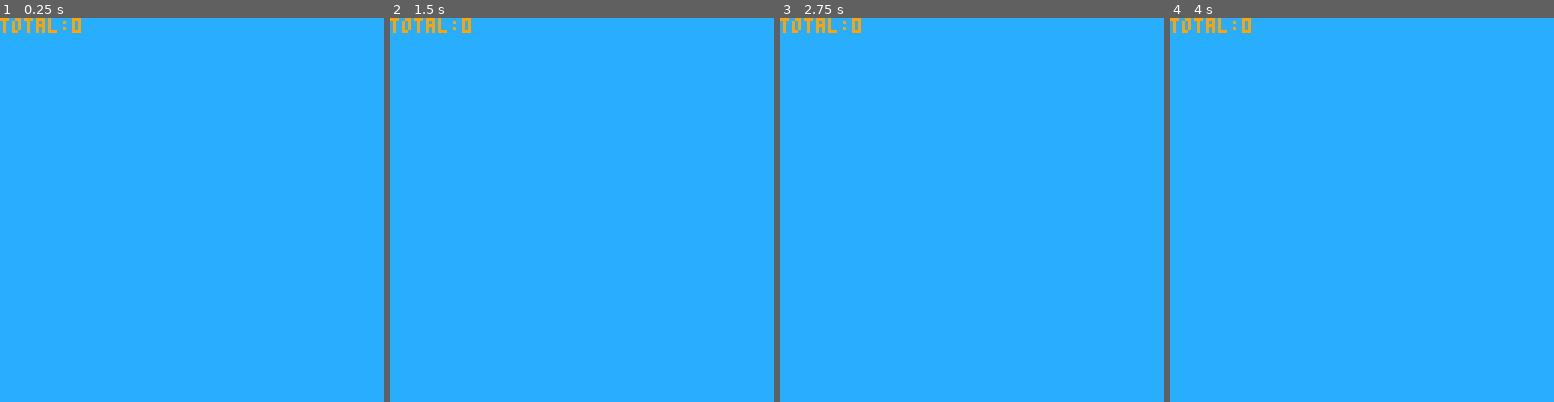
Above: before the commit, frames 1-4 (left to right).
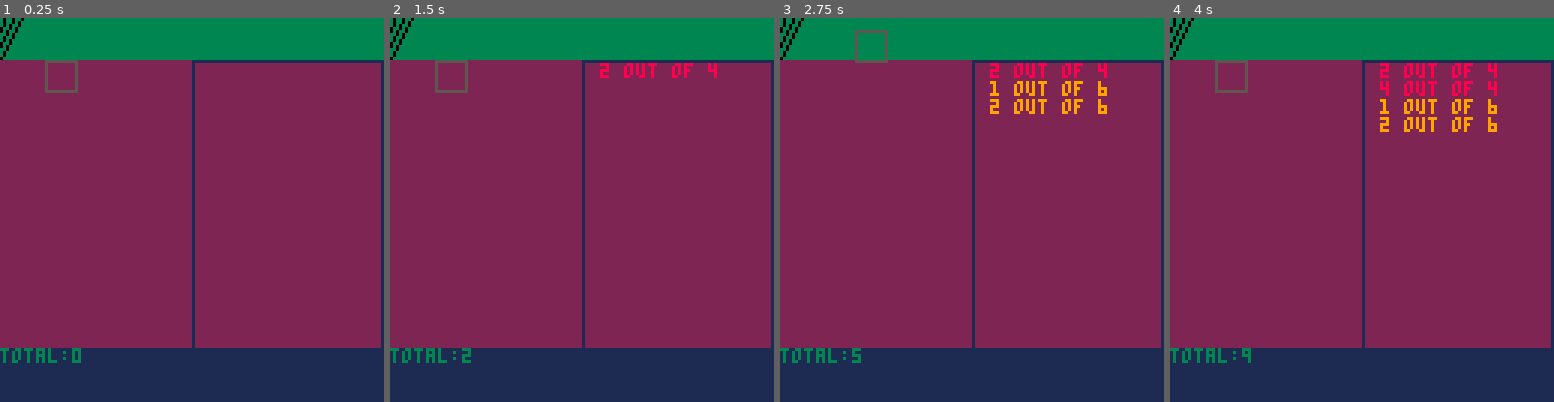
Above: after the commit, the same moments.

Repository: trumanhess27/PICO1kJam_Dice
Game: PICO-8 cartridge dice.p8
Two runs of this game, one before a commit and one after it. Both use one fixed random seed, a clock stepped at 60 frames per second and the inputs below.
Inputs:
- Up to frame 1 (0.25 s): no input
- Up to frame 2 (1.5 s): tap O (Z key) at 0.7 s
- Up to frame 3 (2.75 s): hold Right 1.6-2.1 s; tap O (Z key) at 1.7, 2.1, 2.5 s; hold Up 2.15-2.42 s; hold Right from 2.47 s (still down)
- Up to frame 4 (4 s): tap O (Z key) at 2.9, 3.3, 3.7 s; release Right at 3.03 s; hold Left 3.08-3.58 s; hold Down 3.63-3.97 s

The runs differ from the first frame. In frame 1, 100% of the frame differs, in the area x 0-100%, y 0-100%; in frame 2, 100%; in frame 3, 100%; in frame 4, 100%.

Commit message:
Added graphics.

Diff:
--- a/dice.p8
+++ b/dice.p8
@@ -1,18 +1,23 @@
 pico-8 cartridge // http://www.pico-8.com
 version 32
 __lua__
+p=print
+sx=15
+sy=14
+r=1
 function print_roll(t)
-	l=0 o=4 i=1
+	l=0 o=4 i=8 y=15
 	for te in all(t) do
 		for v in all(te) do
-			?v.." out of "..o,i
+			?v.." out of "..o,70,y,i
 			l+=v
+			y+=6
 		end
 		o+=2
 		i+=1
-		if (o>12) o=20
+		if (o>12) o=20 i=14
 	end
-	?"total:"..l,9
+	?"total:"..l,0,110,3
 end
 
 function init_t()
@@ -40,12 +45,34 @@
 	else
 		tt=true
 	end
+
+	if(tc<16) then
+		if (btnp(0) and sx>10) sx-=10 r-=1
+		if (btnp(1) and sx<20) sx+=10 r+=1
+		if (btnp(2) and sy>13) sy-=10 r-=2--up
+		if (btnp(3) and sy<30) sy+=10 r+=2--down
+		if (btnp(4)) then
+			if (r==1) n=flr(rnd(4))+1 add(t[1],n)
+			if (r==2) n=flr(rnd(6))+1 add(t[2],n)
+			if (r==3) n=flr(rnd(8))+1 add(t[3],n)
+			if (r==4) n=flr(rnd(10))+1 add(t[4],n)
+			if (r==5) n=flr(rnd(12))+1 add(t[5],n)
+			if (r==6) n=flr(rnd(20))+1 add(t[6],n)
+		end
+	end
 end
 
 function _draw()
-	cls(12)
+	cls(2)
+	rectfill(0,0,127,13)
+	line(0,13,7,0,0)
+	line(0,9,4,0,0)
+	line(0,4,1,0,0)
+	rectfill(0,110,127,127,1)
+	rect(64,14,127,110,1)
+	rect(sx,sy,sx+10,sy+10,5)
 	print_roll(t)
-	if (tt==true) print("reset total from pause menu",9)
+	if (tt==true) p("reset total from pause menu",3)
 end
 __gfx__
 00000000000000000000000000000000000000000000000000000000000000000000000000000000000000000000000000000000000000000000000000000000
